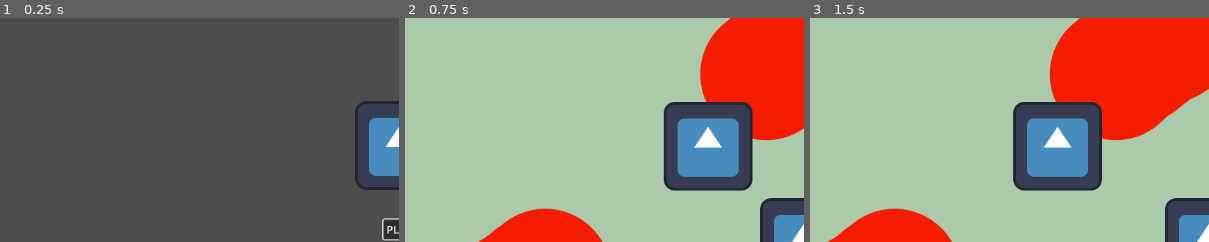
Above: before the commit, frames 1-3 (left to right).
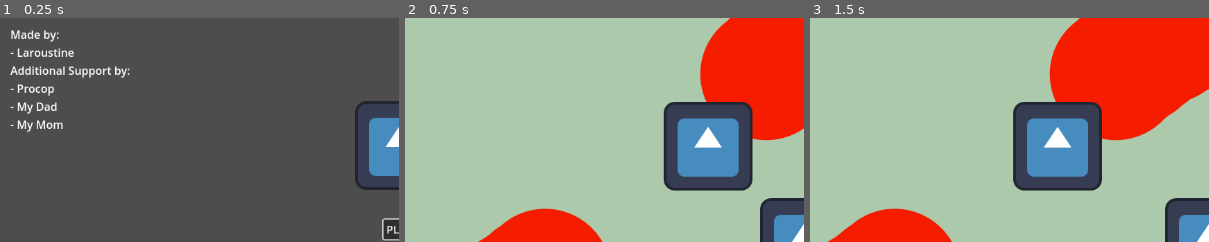
Above: after the commit, the same moments.

Repository: Laroustine/Global-GameJam_2024
Game: Godot game, scene res://menu/menu.tscn
Two runs of this game, one before a commit and one after it. Both use one fixed random seed, a clock stepped at 60 frames per second and the inputs below. The engine's default icon, where the game draws it, is replaced by a stand-in: a white triangle on a blue panel in a dark square.
Inputs:
- Up to frame 1 (0.25 s): no input
- Up to frame 2 (0.75 s): click "PLAY" at 0.5 s
- Up to frame 3 (1.5 s): tap Enter (ui_accept) at 1.25 s; hold Right (ui_right) from 1.28 s (still down)
The pictures show only the part of the screen within x 0-50%, y 0-50%; the shares and areas given below are measured in that part.

The runs differ from the first frame. In frame 1, 2.0% of the frame differs, in the area x 2-33%, y 5-51%; in frame 2, nothing differs; in frame 3, nothing differs.

Commit message:
[UPD] Menu has credits

Diff:
--- a/menu/menu.tscn
+++ b/menu/menu.tscn
@@ -41,5 +41,19 @@
 position = Vector2(576, 184)
 texture = ExtResource("1_2bagg")
 
+[node name="Label" type="Label" parent="."]
+layout_mode = 0
+offset_left = 15.0
+offset_top = 12.0
+offset_right = 188.0
+offset_bottom = 165.0
+text = "Made by:
+- Laroustine
+Additional Support by:
+- Procop
+- My Dad
+- My Mom
+"
+
 [connection signal="pressed" from="VBoxContainer/Play" to="." method="_on_play_pressed"]
 [connection signal="pressed" from="VBoxContainer/Quit" to="." method="_on_quit_pressed"]
